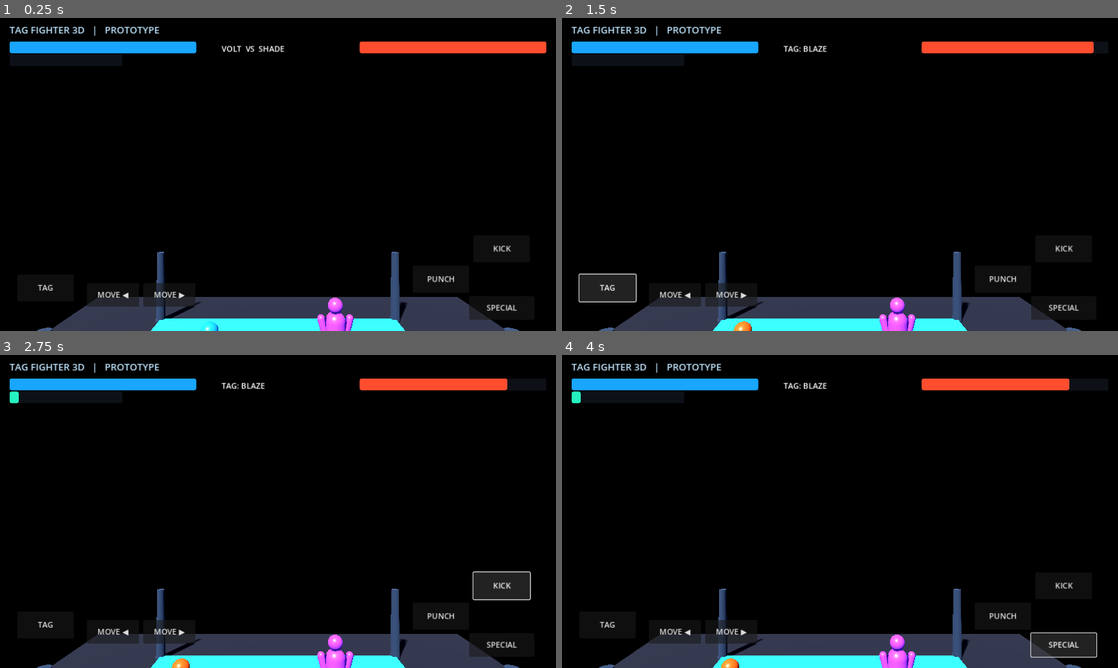
Above: before the commit, frames 1-4 (two rows, left to right).
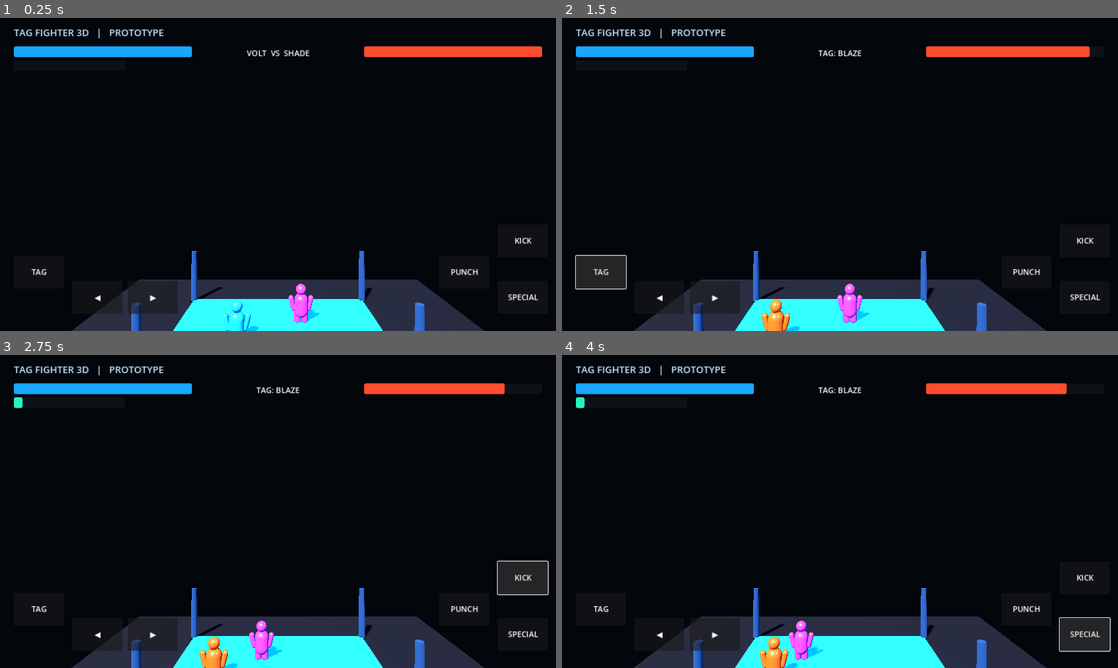
Above: after the commit, the same moments.

Repository: golukumar981884-dev/neon-clash
Game: Godot game, scene res://scenes/main.tscn
Same seed, same stepped clock (60 frames per second), same inputs: the game is played once before the commit and once after it.
Inputs (mouse positions are in pixels of both pictures, inside the frame that each line leads up to):
- Up to frame 1 (0.25 s): no input
- Up to frame 2 (1.5 s): click "PUNCH" at 0.5 s; click "TAG" at 1.25 s
- Up to frame 3 (2.75 s): click "KICK" at 2 s
- Up to frame 4 (4 s): click (662, 633) at 2.75 s, where only the run after the commit has a clickable "◀"; click "SPECIAL" at 3.5 s

The runs differ from the first frame. In frame 1, 11% of the frame differs, in the area x 1-99%, y 2-100%; in frame 2, 12%, in the area x 1-97%, y 2-100%; in frame 3, 12%; in frame 4, 12%.

Commit message:
Improve camera framing and responsive fighting controls

Diff:
--- a/scripts/main.gd
+++ b/scripts/main.gd
@@ -7,10 +7,15 @@
 var active_a := 0
 var active_b := 0
 var hud: CanvasLayer
+var ui: Control
 var health_a: ProgressBar
 var health_b: ProgressBar
 var power_a: ProgressBar
 var status_label: Label
+var held_left := false
+var held_right := false
+var ai_timer := 0.0
+var match_over := false
 
 func _ready() -> void:
     _make_arena()
@@ -24,12 +29,13 @@
 func _make_arena() -> void:
     var floor := MeshInstance3D.new()
     var plane := PlaneMesh.new()
-    plane.size = Vector2(22, 16)
+    plane.size = Vector2(24, 18)
     floor.mesh = plane
     var mat := StandardMaterial3D.new()
-    mat.albedo_color = Color(0.075, 0.09, 0.13)
-    mat.roughness = 0.82
+    mat.albedo_color = Color(0.035, 0.055, 0.09)
+    mat.roughness = 0.72
     floor.material_override = mat
+    floor.position.y = -0.08
     add_child(floor)
 
     var ring := MeshInstance3D.new()
@@ -37,11 +43,12 @@
     box.size = Vector3(12, 0.12, 9)
     ring.mesh = box
     var rm := StandardMaterial3D.new()
-    rm.albedo_color = Color(0.08, 0.45, 0.72)
+    rm.albedo_color = Color(0.015, 0.22, 0.32)
     rm.emission_enabled = true
-    rm.emission = Color(0.02, 0.22, 0.55)
+    rm.emission = Color(0.0, 0.45, 0.75)
+    rm.emission_energy_multiplier = 1.4
     ring.material_override = rm
-    ring.position.y = 0.08
+    ring.position.y = 0.02
     add_child(ring)
 
     for x in [-6.0, 6.0]:
@@ -53,7 +60,9 @@
             pm.height = 3.5
             pillar.mesh = pm
             var pmat := StandardMaterial3D.new()
-            pmat.albedo_color = Color(0.12, 0.17, 0.24)
+            pmat.albedo_color = Color(0.08, 0.18, 0.3)
+            pmat.emission_enabled = true
+            pmat.emission = Color(0.015, 0.08, 0.2)
             pillar.material_override = pmat
             pillar.position = Vector3(x, 1.75, z)
             add_child(pillar)
@@ -61,33 +70,40 @@
 func _make_lighting() -> void:
     var world := WorldEnvironment.new()
     var env := Environment.new()
-    env.background_mode = Environment.BG_SKY
-    env.sky = Sky.new()
+    env.background_mode = Environment.BG_COLOR
+    env.background_color = Color(0.012, 0.022, 0.045)
     env.ambient_light_source = Environment.AMBIENT_SOURCE_COLOR
-    env.ambient_light_color = Color(0.38, 0.46, 0.62)
-    env.ambient_light_energy = 0.65
+    env.ambient_light_color = Color(0.48, 0.58, 0.78)
+    env.ambient_light_energy = 0.85
     env.tonemap_mode = Environment.TONE_MAPPER_FILMIC
     world.environment = env
     add_child(world)
 
     var sun := DirectionalLight3D.new()
     sun.rotation_degrees = Vector3(-48, -28, 0)
-    sun.light_energy = 1.7
+    sun.light_energy = 1.8
     sun.shadow_enabled = true
     add_child(sun)
 
+    var fill := OmniLight3D.new()
+    fill.position = Vector3(0, 5, 3)
+    fill.light_color = Color(0.2, 0.55, 1.0)
+    fill.light_energy = 2.0
+    fill.omni_range = 14.0
+    add_child(fill)
+
 func _make_camera() -> void:
     var camera := Camera3D.new()
-    camera.position = Vector3(0, 7.5, 13.5)
-    camera.look_at(Vector3(0, 1, 0), Vector3.UP)
-    camera.fov = 48
+    camera.position = Vector3(0, 9.0, 17.5)
+    camera.look_at(Vector3(0, 1.1, 0), Vector3.UP)
+    camera.fov = 54
     add_child(camera)
     camera.current = true
 
 func _spawn_teams() -> void:
-    var a1 = _new_fighter("VOLT", Color(0.12, 0.58, 1.0), Vector3(-2.4, 0, 1.2))
+    var a1 = _new_fighter("VOLT", Color(0.12, 0.58, 1.0), Vector3(-2.2, 0, 1.2))
     var a2 = _new_fighter("BLAZE", Color(1.0, 0.35, 0.12), Vector3(-3.4, 0, 1.2))
-    var b1 = _new_fighter("SHADE", Color(0.65, 0.25, 0.95), Vector3(2.4, 0, -1.2))
+    var b1 = _new_fighter("SHADE", Color(0.75, 0.22, 0.95), Vector3(2.2, 0, -1.2))
     var b2 = _new_fighter("TITAN", Color(0.95, 0.72, 0.12), Vector3(3.4, 0, -1.2))
     team_a = [a1, a2]
     team_b = [b1, b2]
@@ -116,36 +132,48 @@
 func _make_hud() -> void:
     hud = CanvasLayer.new()
     add_child(hud)
+    ui = Control.new()
+    ui.set_anchors_and_offsets_preset(Control.PRESET_FULL_RECT)
+    ui.mouse_filter = Control.MOUSE_FILTER_PASS
+    hud.add_child(ui)
 
     var title := Label.new()
     title.text = "TAG FIGHTER 3D   |   PROTOTYPE"
-    title.position = Vector2(22, 12)
+    title.anchor_left = 0.025
+    title.anchor_top = 0.025
     title.add_theme_font_size_override("font_size", 22)
-    title.add_theme_color_override("font_color", Color(0.75, 0.9, 1))
-    hud.add_child(title)
-
-    health_a = _bar(Vector2(22, 54), Vector2(430, 24), Color(0.1, 0.65, 1))
-    health_b = _bar(Vector2(828, 54), Vector2(430, 24), Color(1, 0.3, 0.18))
-    power_a = _bar(Vector2(22, 84), Vector2(260, 12), Color(0.15, 0.95, 0.75))
+    title.add_theme_color_override("font_color", Color(0.78, 0.91, 1))
+    ui.add_child(title)
+
+    health_a = _bar(0.025, 0.09, 0.32, Color(0.1, 0.65, 1))
+    health_b = _bar(0.655, 0.09, 0.32, Color(1, 0.3, 0.18))
+    power_a = _bar(0.025, 0.135, 0.20, Color(0.15, 0.95, 0.75))
+
     status_label = Label.new()
-    status_label.position = Vector2(510, 58)
+    status_label.anchor_left = 0.42
+    status_label.anchor_top = 0.095
+    status_label.anchor_right = 0.58
+    status_label.horizontal_alignment = HORIZONTAL_ALIGNMENT_CENTER
     status_label.add_theme_font_size_override("font_size", 18)
-    hud.add_child(status_label)
-
-    _add_button("PUNCH", Vector2(950, 570), Vector2(130, 62), "punch")
-    _add_button("KICK", Vector2(1090, 500), Vector2(130, 62), "kick")
-    _add_button("SPECIAL", Vector2(1080, 640), Vector2(150, 54), "special")
-    _add_button("TAG", Vector2(40, 590), Vector2(130, 62), "tag")
-    _add_button("MOVE ◀", Vector2(200, 610), Vector2(120, 54), "left")
-    _add_button("MOVE ▶", Vector2(330, 610), Vector2(120, 54), "right")
-
-func _bar(pos: Vector2, size: Vector2, color: Color) -> ProgressBar:
+    status_label.add_theme_color_override("font_color", Color.WHITE)
+    ui.add_child(status_label)
+
+    _add_button("TAG", 0.025, 0.76, 0.09, 0.105, "tag")
+    _add_button("◀", 0.13, 0.84, 0.09, 0.105, "left")
+    _add_button("▶", 0.23, 0.84, 0.09, 0.105, "right")
+    _add_button("PUNCH", 0.79, 0.76, 0.09, 0.105, "punch")
+    _add_button("KICK", 0.895, 0.66, 0.09, 0.105, "kick")
+    _add_button("SPECIAL", 0.895, 0.84, 0.09, 0.105, "special")
+
+func _bar(anchor_x: float, anchor_y: float, width: float, color: Color) -> ProgressBar:
     var bar := ProgressBar.new()
-    bar.position = pos
-    bar.size = size
+    bar.anchor_left = anchor_x
+    bar.anchor_top = anchor_y
+    bar.anchor_right = anchor_x + width
+    bar.anchor_bottom = anchor_y + 0.035
+    bar.show_percentage = false
     bar.min_value = 0
     bar.max_value = 100
-    bar.show_percentage = false
     var fill := StyleBoxFlat.new()
     fill.bg_color = color
     fill.corner_radius_top_left = 5
@@ -154,21 +182,40 @@
     fill.corner_radius_bottom_right = 5
     bar.add_theme_stylebox_override("fill", fill)
     var bg := StyleBoxFlat.new()
-    bg.bg_color = Color(0.06, 0.07, 0.1, 0.9)
+    bg.bg_color = Color(0.06, 0.07, 0.1, 0.92)
     bar.add_theme_stylebox_override("background", bg)
-    hud.add_child(bar)
+    ui.add_child(bar)
     return bar
 
-func _add_button(label: String, pos: Vector2, size: Vector2, action: String) -> void:
+func _add_button(label: String, x: float, y: float, w: float, h: float, action: String) -> void:
     var button := Button.new()
     button.text = label
-    button.position = pos
-    button.size = size
+    button.anchor_left = x
+    button.anchor_top = y
+    button.anchor_right = x + w
+    button.anchor_bottom = y + h
     button.add_theme_font_size_override("font_size", 18)
+    button.add_theme_color_override("font_color", Color.WHITE)
+    button.button_down.connect(_on_button_down.bind(action))
+    button.button_up.connect(_on_button_up.bind(action))
     button.pressed.connect(_on_action.bind(action))
-    hud.add_child(button)
+    ui.add_child(button)
+
+func _on_button_down(action: String) -> void:
+    if action == "left":
+        held_left = true
+    elif action == "right":
+        held_right = true
+
+func _on_button_up(action: String) -> void:
+    if action == "left":
+        held_left = false
+    elif action == "right":
+        held_right = false
 
 func _on_action(action: String) -> void:
+    if match_over:
+        return
     var fighter = team_a[active_a]
     match action:
         "punch":
@@ -179,10 +226,6 @@
             fighter.special_attack()
         "tag":
             _tag_switch()
-        "left":
-            fighter.position.x = maxf(-4.0, fighter.position.x - 0.45)
-        "right":
-            fighter.position.x = minf(-0.8, fighter.position.x + 0.45)
     _refresh_hud()
 
 func _tag_switch() -> void:
@@ -194,8 +237,41 @@
     _connect_opponents()
     status_label.text = "TAG: " + team_a[active_a].fighter_name
 
-func _process(_delta: float) -> void:
+func _process(delta: float) -> void:
+    if match_over:
+        return
+    var player = team_a[active_a]
+    if held_left:
+        player.position.x = maxf(-4.5, player.position.x - 3.2 * delta)
+    if held_right:
+        player.position.x = minf(0.2, player.position.x + 3.2 * delta)
+
+    ai_timer -= delta
+    var enemy = team_b[active_b]
+    if ai_timer <= 0.0 and enemy.health > 0.0:
+        ai_timer = 0.75
+        var distance = enemy.global_position.distance_to(player.global_position)
+        if distance > 2.35:
+            enemy.position.x = move_toward(enemy.position.x, player.position.x + 1.15, 0.8)
+        else:
+            enemy.attack(7.0)
     _refresh_hud()
+    if team_b[active_b].health <= 0.0:
+        team_b[active_b].visible = false
+        active_b = 1 - active_b
+        if team_b[active_b].health <= 0.0:
+            match_over = true
+            status_label.text = "YOU WIN!"
+        else:
+            team_b[active_b].visible = true
+            _connect_opponents()
+            status_label.text = "OPPONENT TAG!"
+    if team_a[active_a].health <= 0.0:
+        if team_a[1 - active_a].health > 0.0:
+            _tag_switch()
+        else:
+            match_over = true
+            status_label.text = "YOU LOSE"
 
 func _refresh_hud() -> void:
     if team_a.is_empty() or team_b.is_empty():
